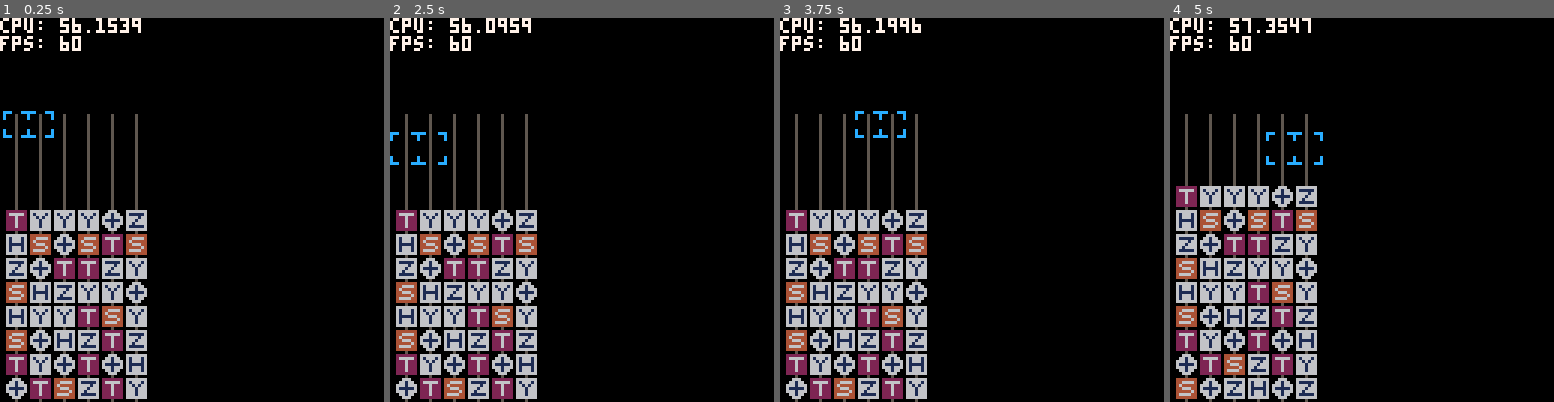
Above: before the commit, frames 1-4 (left to right).
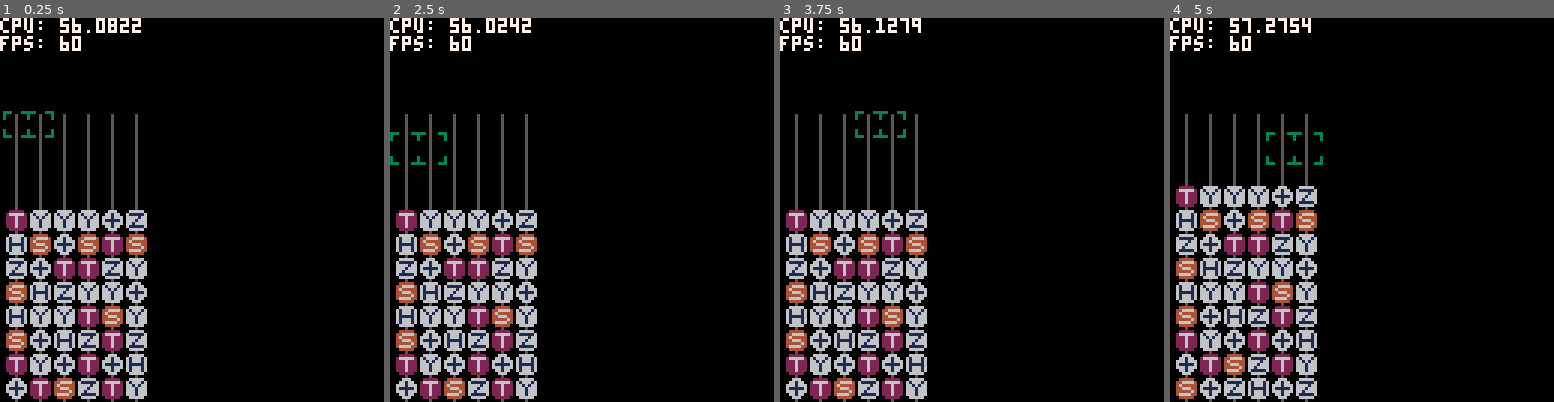
Above: after the commit, the same moments.

Repository: qniapp/quantattack
Game: PICO-8 cartridge qitaev.p8
The game is run twice, just before and just after one commit, with the same random seed, the same clock (stepped at 60 frames per second) and the same inputs.
Inputs:
- Up to frame 1 (0.25 s): no input
- Up to frame 2 (2.5 s): tap O (Z key) at 0.33, 0.7, 1.43, 2.22 s; hold Left 1.97-2.37 s; hold Down from 2.42 s (still down)
- Up to frame 3 (3.75 s): release Down at 2.82 s; hold Right 2.87-3.53 s; tap O (Z key) at 3.1 s; hold Up from 3.58 s (still down)
- Up to frame 4 (5 s): tap O (Z key) at 3.98, 4.87 s; release Up at 4.08 s; hold Right 4.13-4.53 s; hold Down from 4.58 s (still down)

The runs differ from the first frame. In frame 1, 1.3% of the frame differs, in the area x 0-39%, y 0-100%; in frame 2, 1.3%; in frame 3, 1.3%; in frame 4, 1.4%, in the area x 1-40%, y 0-100%.

Commit message:
リファクタリング

Diff:
--- a/qitaev.p8
+++ b/qitaev.p8
@@ -2,8 +2,9 @@
 version 36
 __lua__
 colors = {
+  ["dark_green"] = 3,
+  ["red"] = 8,
   ["blue"] = 12,
-  ["red"] = 8,
 }
 
 drop_particle = {
@@ -335,7 +336,7 @@
 }
 
 wire = {
-  _sprite = 6,
+  _sprite = 12,
 
   draw = function(self, x, y)
     spr(self._sprite, x, y)
@@ -363,7 +364,7 @@
       ["s"] = 20,
       ["t"] = 21,
     },
-    -- todo: もっとまともな名前にする
+    -- todo: better name
     ["dropped1"] = {
       ["h"] = 32,
       ["x"] = 33,
@@ -372,17 +373,40 @@
       ["s"] = 36,
       ["t"] = 37,
     },
+    ["match"] = {
+      ["h"] = 48,
+      ["x"] = 49,
+      ["y"] = 50,
+      ["z"] = 51,
+      ["s"] = 52,
+      ["t"] = 53,
+    },
+    ["match_left"] = {
+      ["h"] = 6,
+      ["x"] = 7,
+      ["y"] = 8,
+      ["z"] = 9,
+      ["s"] = 10,
+      ["t"] = 11,
+    },
+    ["match_middle"] = {
+      ["h"] = 22,
+      ["x"] = 23,
+      ["y"] = 24,
+      ["z"] = 25,
+      ["s"] = 26,
+      ["t"] = 27,
+    },
+    ["match_right"] = {
+      ["h"] = 38,
+      ["x"] = 39,
+      ["y"] = 40,
+      ["z"] = 41,
+      ["s"] = 42,
+      ["t"] = 43,
+    },
   },
-  -- todo: sprites_flash → sprites.flash
-  -- todo: スプライトを使わなくても pal でできる? 要検討
-  sprites_flash = {
-    ["h"] = 48,
-    ["x"] = 49,
-    ["y"] = 50,
-    ["z"] = 51,
-    ["s"] = 52,
-    ["t"] = 53,
-  },
+
   size = 8,
 
   new = function(self, type)
@@ -391,8 +415,8 @@
       next_type = nil,
       state = "idle",
 
-      frame_count_since_replace = 0,
-      frame_count_since_dropped = 0,
+      tick_replace = 0,
+      tick_drop = 0,
 
       draw = function(self, x, y)
         if self.type == "i" then return end
@@ -410,12 +434,12 @@
 
         self.next_type = other.type
         self:change_state("replacing")
-        self.frame_count_since_replace = 0
+        self.tick_replace = 0
       end,
 
       dropped = function(self)
         self:change_state("dropped")
-        self.frame_count_since_dropped = 0
+        self.tick_drop = 0
       end,
 
       change_state = function(self, new_state)
@@ -428,8 +452,8 @@
         if self.state == "idle" then
           return
         elseif self.state == "replacing" then
-          if self.frame_count_since_replace < 60 then
-            self.frame_count_since_replace += 1
+          if self.tick_replace < 60 then
+            self.tick_replace += 1
           else
             self.type = self.next_type
             if self.type == "i" then
@@ -437,18 +461,18 @@
             else
               self:change_state("replaced")
             end
-            self.frame_count_since_replace = 0
+            self.tick_replace = 0
           end
         elseif self.state == "replaced" then
           self:change_state("idle")
         elseif self.state == "dropped" then
-          self.frame_count_since_dropped += 1
-          if (self.frame_count_since_dropped == 3) then
+          self.tick_drop += 1
+          if (self.tick_drop == 3) then
             self:change_state("dropped1")
           end
         elseif self.state == "dropped1" then
-          self.frame_count_since_dropped += 1
-          if (self.frame_count_since_dropped == 5) then
+          self.tick_drop += 1
+          if (self.tick_drop == 5) then
             self:change_state("idle")
           end
         else
@@ -460,17 +484,22 @@
 
       _sprite = function(self)
         if self.state == "idle" then
-          return gate.sprites[self.state][self.type]
+          return gate.sprites.idle[self.type]
         elseif self.state == "replacing" then
-          if self.frame_count_since_replace % 4 == 0 or self.frame_count_since_replace % 4 == 1 then
-            return gate.sprites_flash[self.type]
-          else
-            return gate.sprites.idle[self.type]
+          local icon = self.tick_replace % 12
+          if icon == 0 or icon == 1 or icon == 2 then
+            return gate.sprites.match_left[self.type]
+          elseif icon == 3 or icon == 4 or icon == 5 then
+            return gate.sprites.match_middle[self.type]
+          elseif icon == 6 or icon == 7 or icon == 8 then
+            return gate.sprites.match_right[self.type]
+          elseif icon == 9 or icon == 10 or icon == 11 then
+            return gate.sprites.match_middle[self.type]
           end
         elseif self.state == "replaced" then
           return gate.sprites.idle[self.type]
         elseif self.state == "dropped" then
-          return gate.sprites[self.state][self.type]
+          return gate.sprites.dropped[self.type]
         elseif self.state == "dropped1" then
           return gate.sprites.dropped1[self.type]
         else
@@ -501,8 +530,8 @@
 
 player_cursor = {
   _sprites = {
-    ["corner"] = 22,
-    ["middle"] = 38
+    ["corner"] = 28,
+    ["middle"] = 44
   },
 
   new = function(self, x, y, board)
@@ -511,6 +540,7 @@
         self.x = x
         self.y = y
         self.board = board
+        self._color = colors.dark_green
         self._tick = 0
         self:_change_state("idle")
       end,
@@ -609,7 +639,7 @@
         end
 
         if self.state == "flash" then
-          pal(colors.blue, colors.red)
+          pal(self._color, colors.red)
         end
 
         spr(player_cursor._sprites.corner, xtl, ytl)
@@ -619,7 +649,7 @@
         spr(player_cursor._sprites.middle, xtm, ytm)
         spr(player_cursor._sprites.middle, xbm, ybm, 1, 1, false, true)
 
-        pal(colors.blue, colors.blue)
+        pal(self._color, self._color)
       end,
 
       -- private
Not shown, changed: 31 lines of the sprite sheet (__gfx__) section of qitaev.p8
